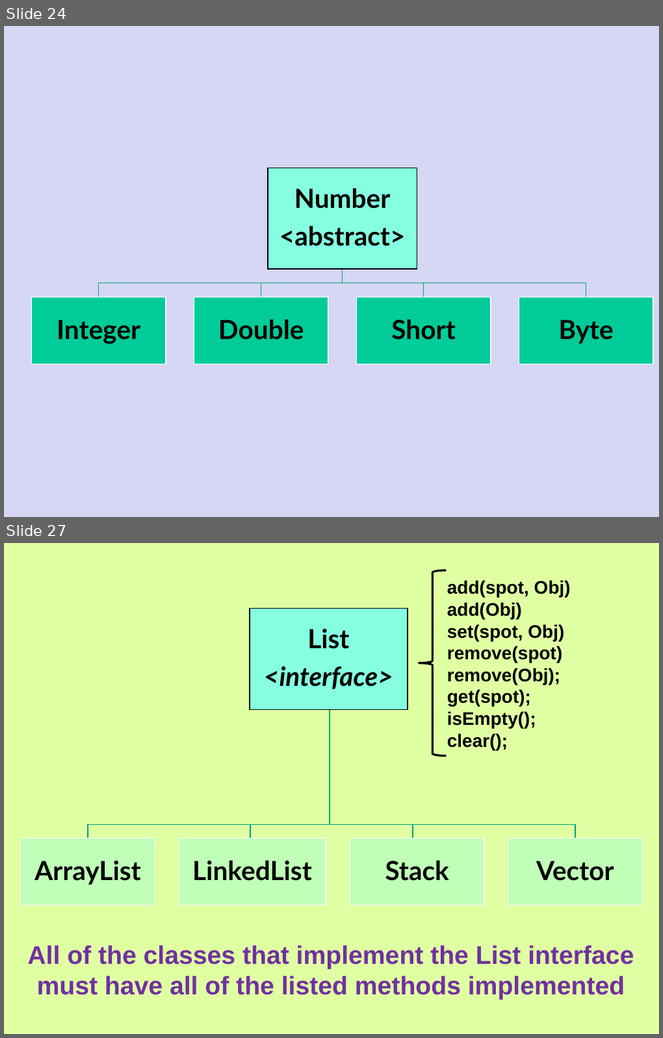
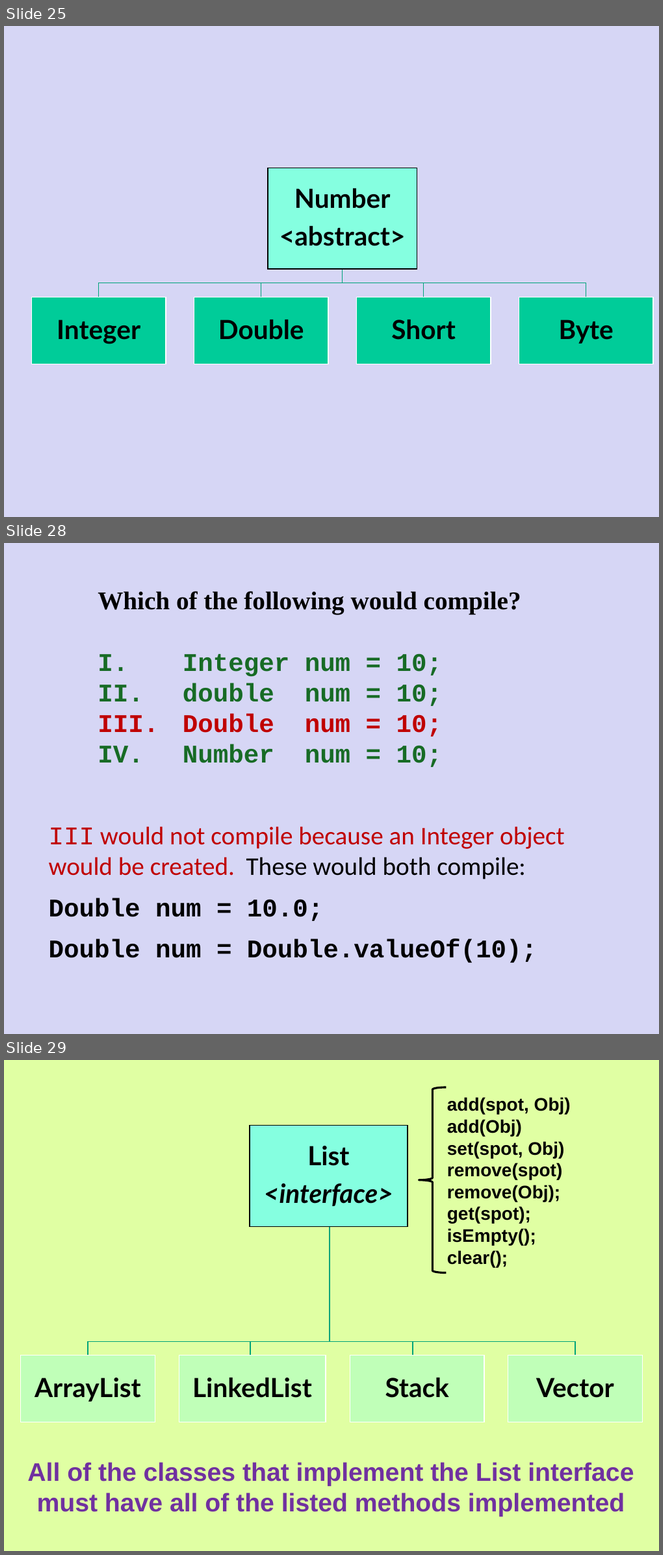
Before and after one commit to Cy-FairCS/cs3, a slide deck: u04b_abstractClasses/notes/_abstract_classes - Day 1.pptx. Shown one above the other, each under a label of ours: slides 24 and 27 before the commit, slides 25, 28 and 29 after it; the slides between them are not shown. The pictures are 663x1038 and 663x1555 pixels, drawn with LibreOffice and Linux fonts; fonts in the diff are those of the drawing. Boxes give left, top, right and bottom in pixels: in the first picture for what was removed or moved away, otherwise in the second. Text is boxed around its words. In the diff, an @@ line names an element or a change of style, - is before the commit and + after.

```diff
--- a/u04b_abstractClasses/notes/_abstract_classes - Day 1.pptx
+++ b/u04b_abstractClasses/notes/_abstract_classes - Day 1.pptx
@@ slide 28 added at box(4, 543, 659, 1034), background #D6D6F5 @@
@@ text added at box(98, 591, 521, 767), 28 pt, text #176B25, bold @@
+Which of the following would compile?
+I. Integer num = 10;
+II. double num = 10;
+III. Double num = 10;
+IV. Number num = 10;
@@ text added at box(49, 826, 565, 963), 28 pt, text #000000 @@
+III would not compile because an Integer object would be created. These would both compile:
+Double num = 10.0;
+Double num = Double.valueOf(10);
@@ what was slide 24 is now slide 25 @@
@@ what was slide 27 is now slide 29 @@
```
Also in this commit, not shown: 5 slides changed, 2 other slides added, 1 slide removed, 23 other files.
